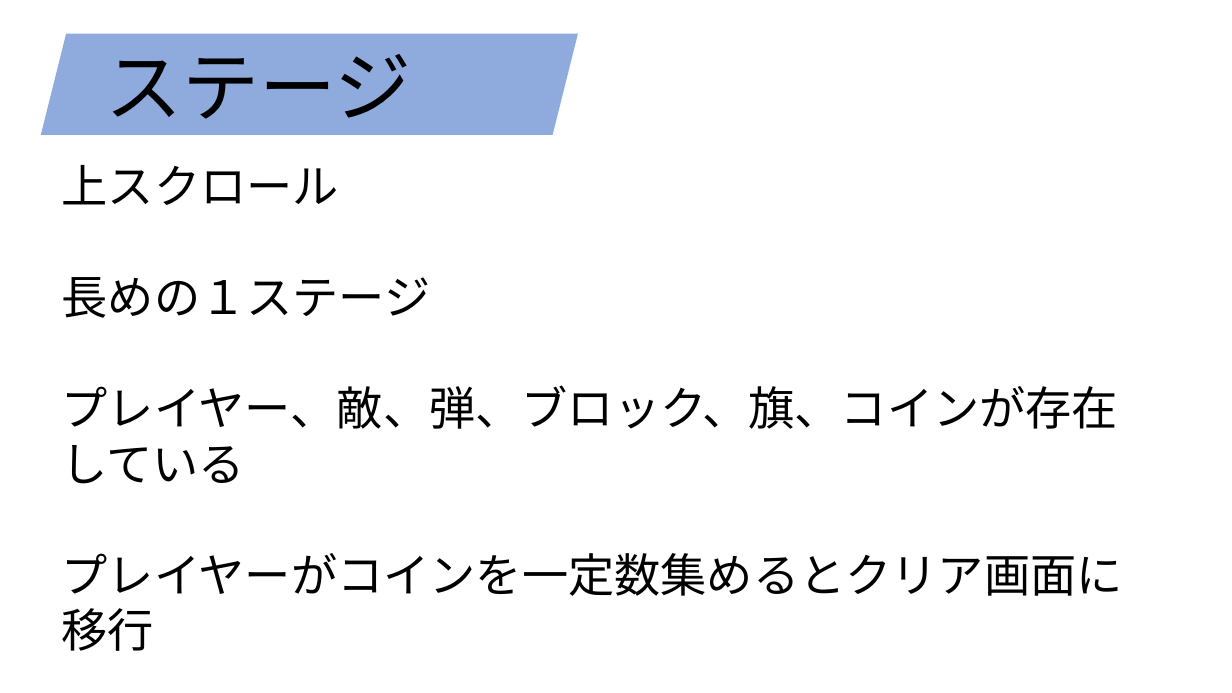
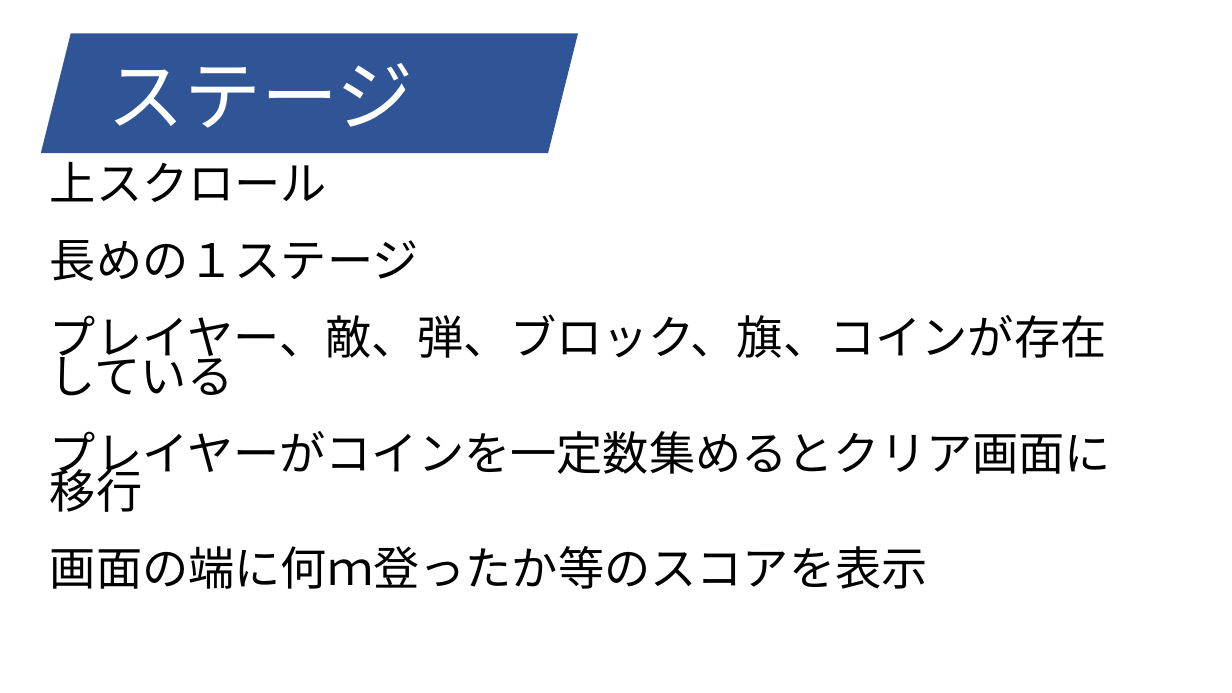
Before and after one commit to syo-ya/GameProductionPractice1, a slide deck: slide 1 of ゲーム制作課題「Breaking_UP」/仕様書/ステージ.pptx. Drawn at 1232x693 pixels with LibreOffice and Linux fonts; fonts in the diff are those of the drawing. Boxes give left, top, right and bottom in pixels: in the first picture for what was removed or moved away, otherwise in the second. Text is boxed around its words. In the diff, an @@ line names an element or a change of style, - is before the commit and + after.

```diff
--- a/ゲーム制作課題「Breaking_UP」/仕様書/ステージ.pptx
+++ b/ゲーム制作課題「Breaking_UP」/仕様書/ステージ.pptx
@@ parallelogram "ステージ": place and size @@
-parallelogram "ステージ" at box(41, 33, 578, 135)
+parallelogram "ステージ" at box(41, 33, 578, 153)
@@ parallelogram "ステージ" at box(41, 33, 578, 153): text colour #000000 to #FFFFFF; fill #8FAADC to #2F5597 @@
@@ text "上スクロール": place and size @@
-text "上スクロール" at box(62, 165, 1123, 651)
+text "上スクロール" at box(50, 162, 1111, 589)
@@ text "上スクロール" at box(50, 162, 1111, 589): line spacing 1 to 30pt @@
```
Also in this commit, not shown: 1 other file.
